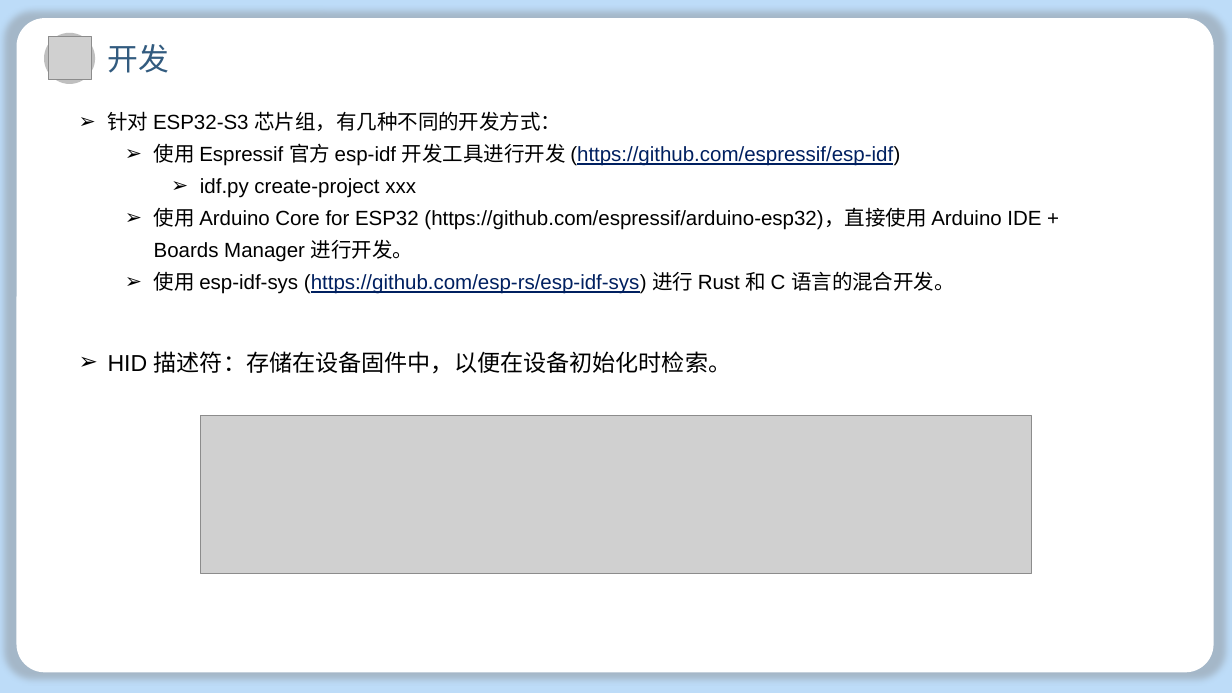
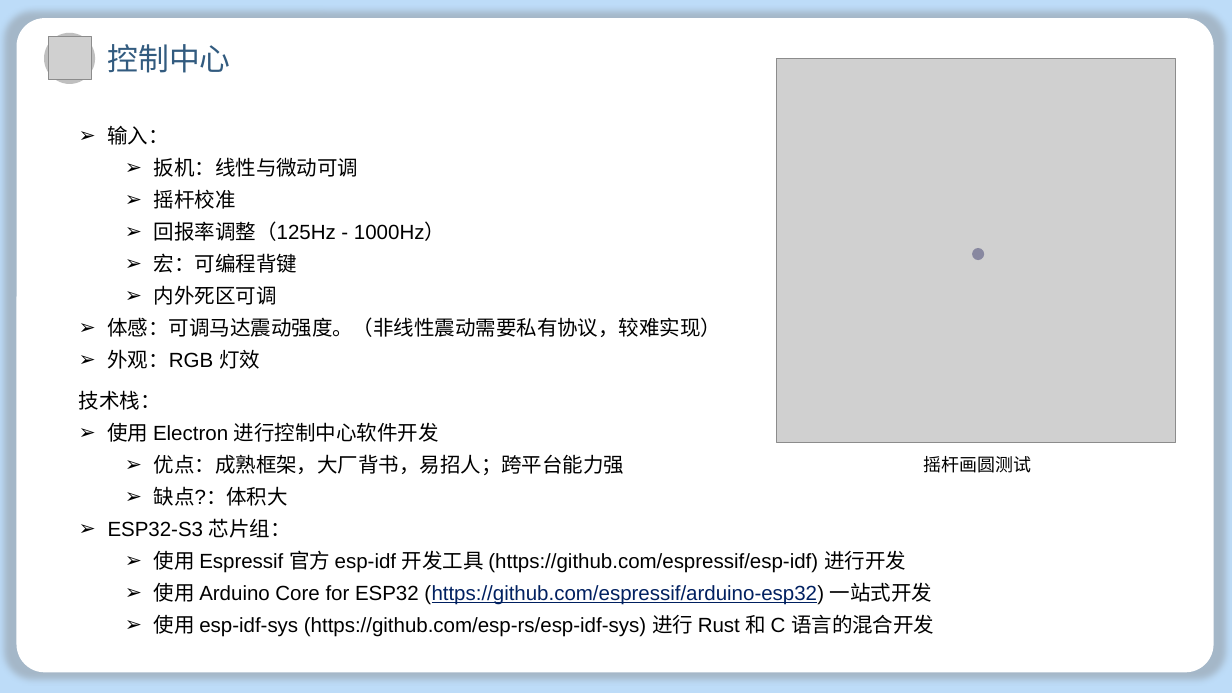
Before and after one commit to lxl66566/my-college-files, a slide deck: slide 11 of 信息科学与工程学院/信息技术工程导论/软件设计.pptx. Drawn at 1232x693 pixels with LibreOffice and Linux fonts; fonts in the diff are those of the drawing; grey boxes stand for pictures; background and template pictures are left out. Boxes give left, top, right and bottom in pixels: in the first picture for what was removed or moved away, otherwise in the second. Text is boxed around its words. In the diff, an @@ line names an element or a change of style, - is before the commit and + after.

```diff
--- a/信息科学与工程学院/信息技术工程导论/软件设计.pptx
+++ b/信息科学与工程学院/信息技术工程导论/软件设计.pptx
@@ text at (108, 44, 231, 73): text changed @@
-开发
+控制中心
@@ picture added at (777, 58, 1176, 443) @@
@@ text added at (108, 126, 722, 369), 16 pt, text #000000 @@
+➢ 输入：
+  ➢ 扳机：线性与微动可调
+  ➢ 摇杆校准
+  ➢ 回报率调整（125Hz - 1000Hz）
+  ➢ 宏：可编程背键
+  ➢ 内外死区可调
+➢ 体感：可调马达震动强度。（非线性震动需要私有协议，较难实现）
+➢ 外观：RGB 灯效
@@ ellipse added at (972, 248, 984, 260), fill #8888A0 @@
@@ text removed at (108, 351, 731, 374) @@
-➢ HID 描述符：存储在设备固件中，以便在设备初始化时检索。
@@ text at (79, 390, 934, 637): text changed @@
-➢ 针对 ESP32-S3 芯片组，有几种不同的开发方式：
-  ➢ 使用 Espressif 官方 esp-idf 开发工具进行开发 (https://github.com/espressif/esp-idf)
-    ➢ idf.py create-project xxx
-  ➢ 使用 Arduino Core for ESP32 (https://github.com/espressif/arduino-esp32)，直接使用 Arduino IDE + Boards Manager 进行开发。
-  ➢ 使用 esp-idf-sys (https://github.com/esp-rs/esp-idf-sys) 进行 Rust 和 C 语言的混合开发。
+技术栈：
+➢ 使用 Electron 进行控制中心软件开发
+  ➢ 优点：成熟框架，大厂背书，易招人；跨平台能力强
+  ➢ 缺点?：体积大
+➢ ESP32-S3 芯片组：
+  ➢ 使用 Espressif 官方 esp-idf 开发工具 (https://github.com/espressif/esp-idf) 进行开发
+  ➢ 使用 Arduino Core for ESP32 (https://github.com/espressif/arduino-esp32) 一站式开发
+  ➢ 使用 esp-idf-sys (https://github.com/esp-rs/esp-idf-sys) 进行 Rust 和 C 语言的混合开发
@@ picture removed at (201, 415, 1031, 573) @@
@@ text added at (923, 456, 1031, 473), 14 pt, text #000000 @@
+摇杆画圆测试
```
Also in this commit, not shown: 1 other file.
